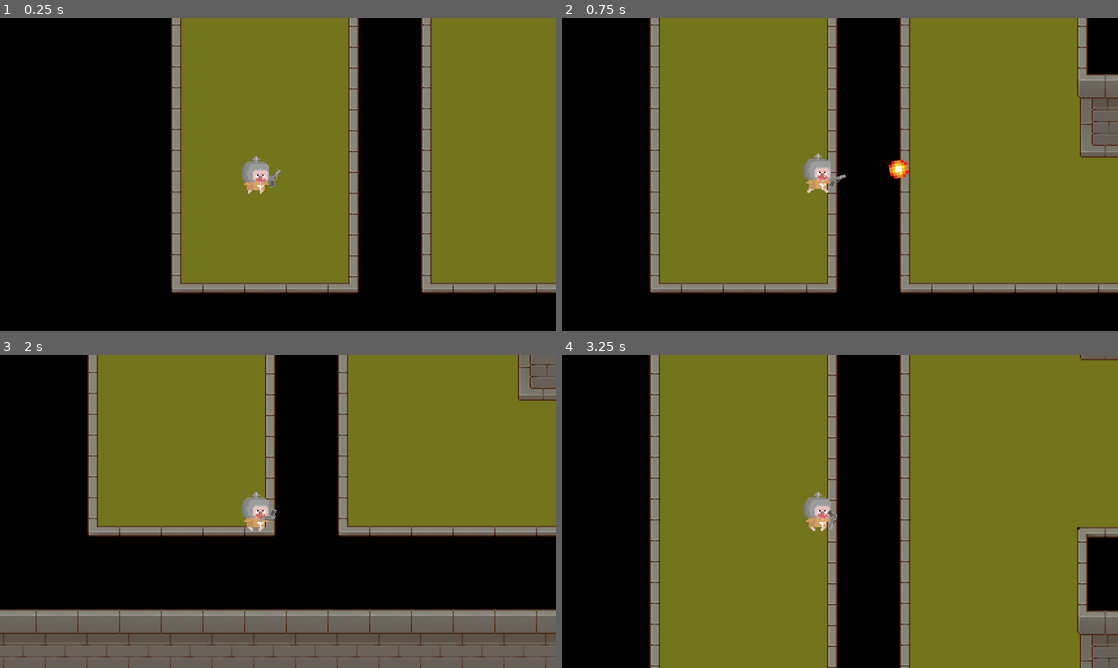
Above: before the commit, frames 1-4 (two rows, left to right).
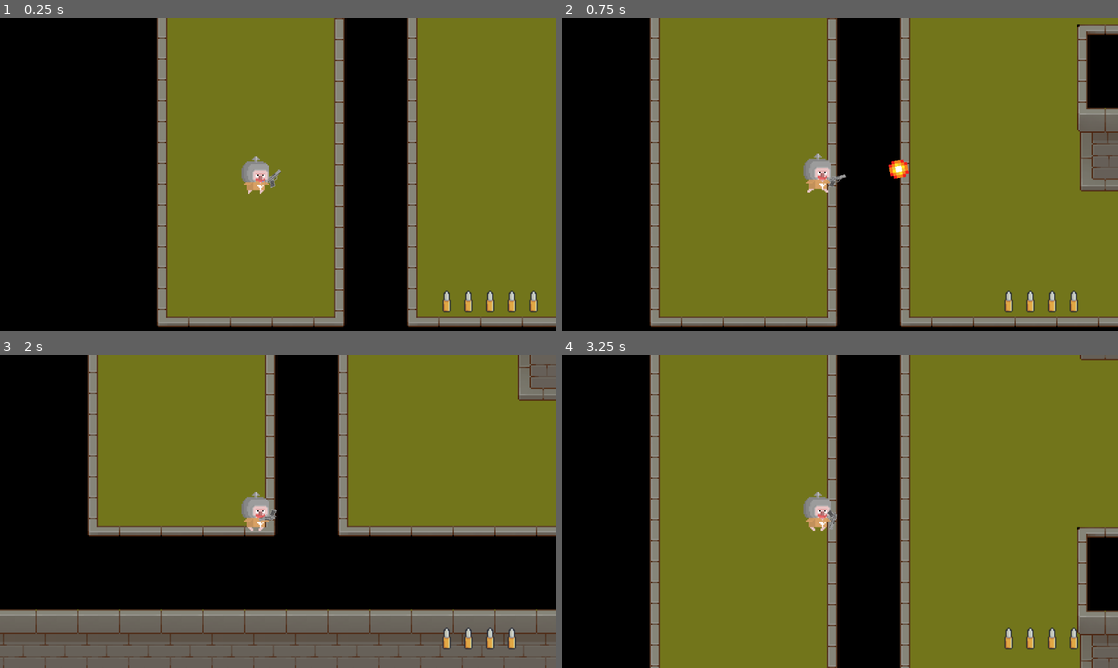
Above: after the commit, the same moments.

Repository: NataDkoko/PROJECT-KALKULUS
Game: Godot game, scene res://main.tscn
Two runs of this game, one before a commit and one after it. Both use one fixed random seed, a clock stepped at 60 frames per second and the inputs below. The engine's default icon, where the game draws it, is replaced by a stand-in: a white triangle on a blue panel in a dark square.
Inputs (mouse positions are in pixels of both pictures, inside the frame that each line leads up to):
- Up to frame 1 (0.25 s): no input
- Up to frame 2 (0.75 s): move the mouse to (962, 158) at 0.52 s; hold Right (move_right) from 0.53 s (still down); click (962, 158) at 0.67 s
- Up to frame 3 (2 s): move the mouse to (166, 527) at 1.27 s; release Right (move_right) at 1.28 s; hold Down (move_down) from 1.28 s (still down); click (166, 527) at 1.42 s
- Up to frame 4 (3.25 s): tap Enter at 2 s; move the mouse to (895, 442) at 2.02 s; release Down (move_down) at 2.03 s; hold Right (move_right) 2.03-2.78 s; click (895, 442) at 2.17 s; move the mouse to (812, 574) at 2.77 s; hold Up (move_up) from 2.78 s (still down); click (812, 574) at 2.92 s

The runs differ from the first frame. In frame 1, 20% of the frame differs, in the area x 28-100%, y 0-99%; in frame 2, 13%; in frame 3, 0.3%; in frame 4, 0.4%.

Commit message:
menambahkan ui peluru

Diff:
--- a/main.tscn
+++ b/main.tscn
@@ -4,6 +4,7 @@
 [ext_resource type="PackedScene" uid="uid://jirqx5jjco1s" path="res://musuh.tscn" id="1_h2yge"]
 [ext_resource type="PackedScene" uid="uid://dc5n0rbnx5as5" path="res://player.tscn" id="2_0xm2m"]
 [ext_resource type="AudioStream" uid="uid://ky8p6pnhu4vn" path="res://asset/music/Jeremy Blake - Powerup!.mp3" id="4_1bvp3"]
+[ext_resource type="Texture2D" uid="uid://bqexjkf4gybsl" path="res://asset/peluru/Snipe1.png" id="5_lquwl"]
 
 [sub_resource type="NavigationPolygon" id="NavigationPolygon_h2yge"]
 vertices = PackedVector2Array(209.35156, 643.46875, 214.59375, 501.04688, 273.53906, 507.17188, 287.71094, 583.09375, 4 …(1972 unchanged characters)…
@@ -14,6 +15,7 @@
 position = Vector2(1, 0)
 
 [node name="Map" parent="." unique_id=1133271953 instance=ExtResource("1_1bvp3")]
+position = Vector2(-11, 26)
 
 [node name="Player" parent="." unique_id=1518018701 instance=ExtResource("2_0xm2m")]
 position = Vector2(-167, 1005)
@@ -29,3 +31,66 @@
 [node name="AudioStreamPlayer" type="AudioStreamPlayer" parent="." unique_id=529948229]
 stream = ExtResource("4_1bvp3")
 autoplay = true
+
+[node name="UI" type="CanvasLayer" parent="." unique_id=26814556]
+
+[node name="AmmoLabel" type="Label" parent="UI" unique_id=729806149]
+visible = false
+anchors_preset = -1
+anchor_left = 1.0370001
+anchor_top = 1.0730001
+anchor_right = 1.0370001
+anchor_bottom = 1.0730001
+offset_left = -162.3601
+offset_top = -92.56006
+offset_right = 209.6399
+offset_bottom = 133.79993
+grow_horizontal = 0
+grow_vertical = 0
+theme_override_colors/font_outline_color = Color(0, 0, 0, 1)
+theme_override_constants/outline_size = 4
+text = "AMMO 5/5"
+
+[node name="WadahPeluru" type="HBoxContainer" parent="UI" unique_id=1893028071]
+anchors_preset = -1
+anchor_left = 0.86800003
+anchor_top = 0.84700006
+anchor_right = 0.86800003
+anchor_bottom = 0.84700006
+offset_left = -153.04004
+offset_top = -66.84003
+offset_right = 196.95996
+offset_bottom = 133.15997
+grow_horizontal = 0
+grow_vertical = 0
+theme_override_constants/separation = -100
+
+[node name="TextureRect" type="TextureRect" parent="UI/WadahPeluru" unique_id=131560751]
+custom_minimum_size = Vector2(150, 150)
+layout_mode = 2
+texture = ExtResource("5_lquwl")
+stretch_mode = 4
+
+[node name="TextureRect2" type="TextureRect" parent="UI/WadahPeluru" unique_id=1883297803]
+custom_minimum_size = Vector2(150, 150)
+layout_mode = 2
+texture = ExtResource("5_lquwl")
+stretch_mode = 4
+
+[node name="TextureRect3" type="TextureRect" parent="UI/WadahPeluru" unique_id=550989458]
+custom_minimum_size = Vector2(150, 150)
+layout_mode = 2
+texture = ExtResource("5_lquwl")
+stretch_mode = 4
+
+[node name="TextureRect4" type="TextureRect" parent="UI/WadahPeluru" unique_id=1343309709]
+custom_minimum_size = Vector2(150, 150)
+layout_mode = 2
+texture = ExtResource("5_lquwl")
+stretch_mode = 4
+
+[node name="TextureRect5" type="TextureRect" parent="UI/WadahPeluru" unique_id=1940367802]
+custom_minimum_size = Vector2(150, 150)
+layout_mode = 2
+texture = ExtResource("5_lquwl")
+stretch_mode = 4
--- a/senjata.gd
+++ b/senjata.gd
@@ -1,38 +1,57 @@
 extends Node2D
 
-# Variabel untuk menampung file peluru
 @export var peluru_scene: PackedScene
 
-func _process(_delta):
-	# 1. Membuat senjata selalu membidik ke arah kursor mouse
+var max_peluru: int = 5
+var peluru_sekarang: int = 5
+var timer_isi_ulang: float = 0.0
+
+# Baris ini untuk mencari node bernama "Ammo" di dalam folder UI
+@onready var ammo_label = get_tree().current_scene.find_child("AmmoLabel", true, false)
+@onready var wadah_peluru = get_tree().current_scene.find_child("WadahPeluru", true, false)
+
+func _ready():
+	# Cek di awal apakah node Ammo ditemukan
+	if ammo_label == null:
+		print("PERINGATAN: Node 'Ammo' tidak ditemukan! Pastikan namanya sama persis di Scene Tree.")
+
+func _process(delta):
 	look_at(get_global_mouse_position())
 
-	# 2. Jika klik kiri ditekan, jalankan fungsi tembak()
+	if wadah_peluru:
+		var daftar_ikon_peluru = wadah_peluru.get_children() # Ambil ke-5 gambar peluru
+
+		# Looping untuk mengecek setiap gambar peluru
+		for i in range(daftar_ikon_peluru.size()):
+			if i < peluru_sekarang:
+				daftar_ikon_peluru[i].visible = true  # Munculkan gambar
+			else:
+				daftar_ikon_peluru[i].visible = false # Sembunyikan gambar
+
+	# --- BAGIAN UPDATE UI ---
+	if ammo_label:
+		ammo_label.text = "Peluru: " + str(peluru_sekarang) + " / " + str(max_peluru)
+
+	# Logika Pengisian Peluru
+	if peluru_sekarang < max_peluru:
+		timer_isi_ulang += delta
+		if timer_isi_ulang >= 2.0:
+			peluru_sekarang += 1
+			timer_isi_ulang = 0.0
+
 	if Input.is_mouse_button_pressed(MOUSE_BUTTON_LEFT):
 		tembak()
 
 func tembak():
-	# SEMUA yang ada di bawah ini hanya jalan jika Timer sudah berhenti (1 detik sekali)
-	if $TimerTembak.is_stopped():
+	if $TimerTembak.is_stopped() and peluru_sekarang > 0:
 		if peluru_scene != null:
-			# 1. Logika Munculkan Peluru
+			peluru_sekarang -= 1 # Mengurangi jumlah peluru
+
 			var peluru = peluru_scene.instantiate()
 			peluru.global_position = $TitikTembak.global_position
 			peluru.rotation = global_rotation
 			get_tree().current_scene.add_child(peluru)
 
-			# 2. Logika Suara (WAJIB DI SINI)
-			# Baris ini tidak akan pernah jalan sebelum 1 detik berlalu
 			$TembakSFX.pitch_scale = randf_range(0.9, 1.1)
 			$TembakSFX.play()
-
-			# 3. Mulai ulang Timer
 			$TimerTembak.start()
-		else:
-			print("File peluru belum dimasukkan!")
-# ... kodinganmu untuk memunculkan peluru ...
-	var peluru = peluru_scene.instantiate()
-	get_tree().root.add_child(peluru)
-
-	# TAMBAHKAN BARIS INI:
-	$TembakSFX.pitch_scale = randf_range(0.9, 1.1)
Binary file added: asset/peluru/Snipe1.png
Not shown, added: asset/peluru/Snipe1.png.import
